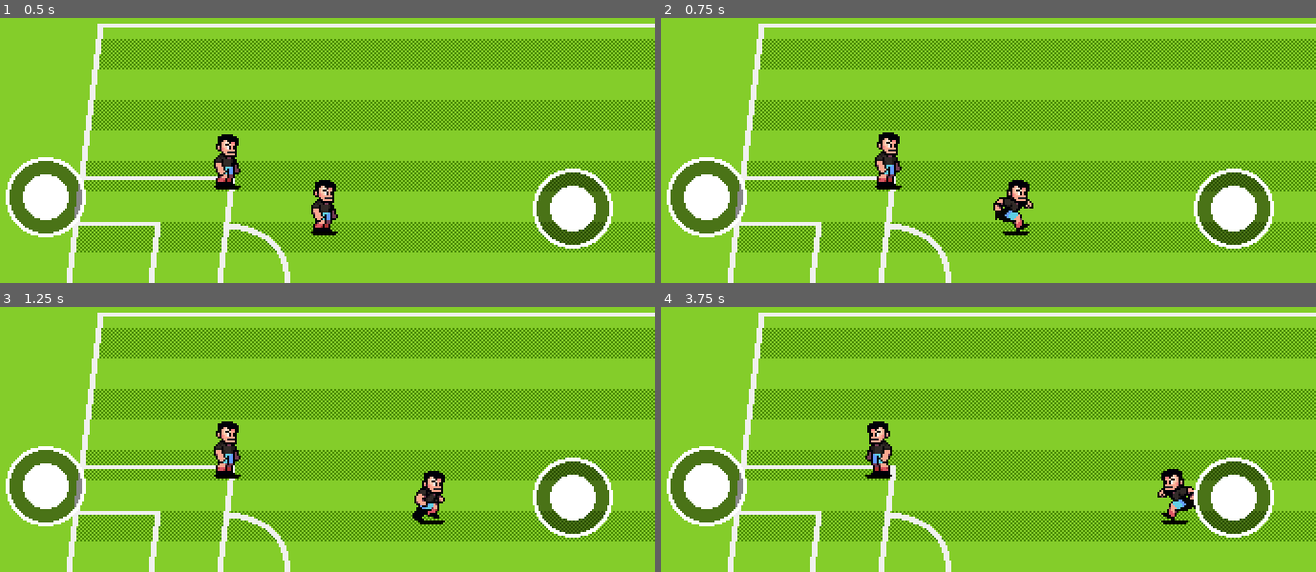
Above: before the commit, frames 1-4 (two rows, left to right).
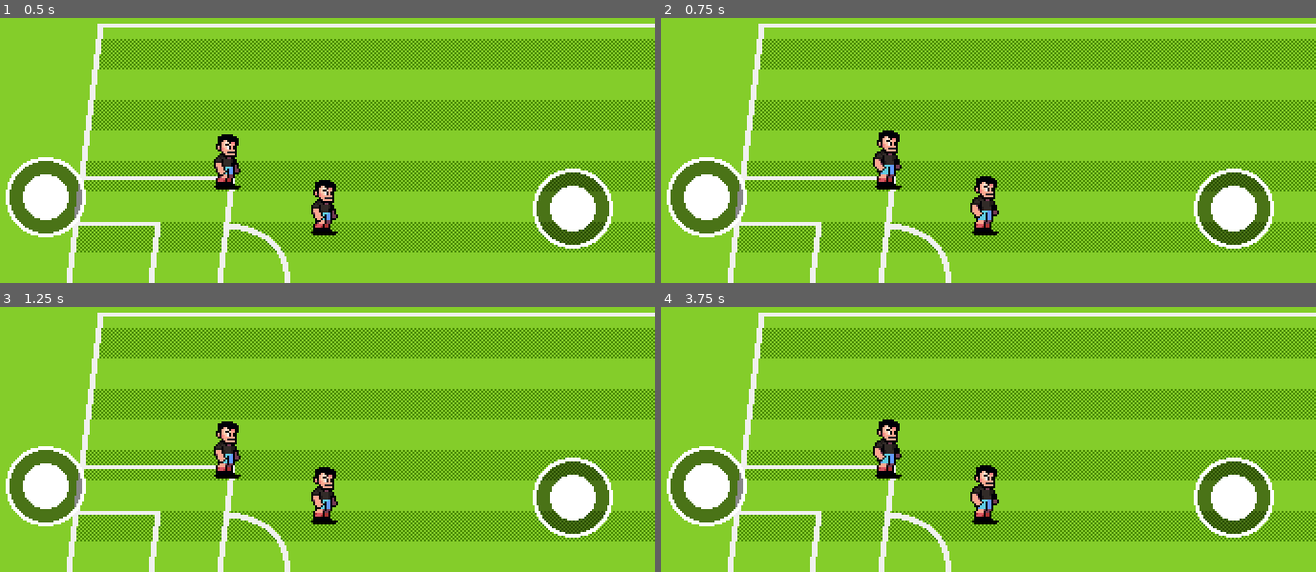
Above: after the commit, the same moments.

Repository: caelondev/Super-Striker
Game: Godot game, scene res://scenes/world.tscn
Two runs of this game, one before a commit and one after it. Both use one fixed random seed, a clock stepped at 60 frames per second and the inputs below.
Inputs (mouse positions are in pixels of both pictures, inside the frame that each line leads up to):
- Up to frame 1 (0.5 s): no input
- Up to frame 2 (0.75 s): move the mouse to (1126, 94) at 0.52 s; hold D (p1_walk_right) from 0.53 s (still down); tap U (p1_pass) at 0.6 s; click (1126, 94) at 0.67 s
- Up to frame 3 (1.25 s): keep holding D (p1_walk_right)
- Up to frame 4 (3.75 s): release D (p1_walk_right) at 1.25 s; drag from (837, 418) to (936, 468) at 1.27 s; move the mouse to (1040, 325) at 2.02 s; hold D (p1_walk_right) 2.03-2.75 s; tap Keypad 2 (p2_pass) at 2.1 s; drag from (936, 468) to (765, 349) at 2.77 s; move the mouse to (1178, 452) at 3.52 s; hold A (p1_walk_left) from 3.53 s (still down); tap Left (p2_walk_left) at 3.6 s

Frame 1 is identical in both runs. In frame 2, 1.7% of the frame differs, in the area x 32-57%, y 42-83%; in frame 3, 1.4%; in frame 4, 2.2%, in the area x 31-82%, y 42-83%.

Commit message:
Implementing StateFactory

Diff:
--- a/scenes/characters/player.gd
+++ b/scenes/characters/player.gd
@@ -1,44 +1,38 @@
 class_name Player
 extends CharacterBody2D
 
+enum ControlScheme {CPU, P1, P2}
+enum State {MOVING, TACKLE}
+
 @onready var character_sprite : Sprite2D = $CharacterSprite
 @onready var animation_player : AnimationPlayer = %AnimationPlayer
-
-enum ControlScheme {CPU, P1, P2}
 
 @export var movement_speed : float = 80.0
 @export var control_scheme : ControlScheme
 
 var heading = Vector2.RIGHT
 
-func _physics_process(delta):
-	if control_scheme == ControlScheme.CPU:
-		pass #AI has its own movement system
-	else:
-		handle_player_input()
+func _physics_process(delta) -> void:
 	flip_char_sprite()
-	set_heading()
-
-	handle_animations()
 	move_and_slide()
 
-func handle_player_input():
+func handle_player_input() -> void:
 	var direction = KeyUtils.get_input_vector(control_scheme)
 	velocity = direction.normalized() * movement_speed
 
-func handle_animations():
+func handle_animations() -> void:
 	if velocity.length() > 0:
 		animation_player.play("Run")
 	else:
 		animation_player.play("Idle")
 
-func set_heading():
+func set_heading() -> void:
 	if velocity.x > 0:
 		heading = Vector2.RIGHT
 	elif velocity.x < 0:
 		heading = Vector2.LEFT
 
-func flip_char_sprite():
+func flip_char_sprite() -> void:
 	if heading == Vector2.RIGHT:
 		character_sprite.flip_h = false
 	elif heading == Vector2.LEFT:
--- a/scenes/characters/player.tscn
+++ b/scenes/characters/player.tscn
@@ -112,6 +112,3 @@
 texture = ExtResource("3_76oj4")
 centered = false
 offset = Vector2(-8, -14)
-
-[node name="AnimationTree" type="AnimationTree" parent="."]
-anim_player = NodePath("../AnimationPlayer")
--- /dev/null
+++ b/scenes/characters/player_state_factory.gd
@@ -0,0 +1,13 @@
+class_name PlayerStateFactory
+
+var states : Dictionary
+
+func _init():
+	states = {
+		Player.State.MOVING: PlayerStateMoving,
+		Player.State.TACKLE: PlayerStateTackling,
+	}
+
+func get_fresh_tates(state: Player.State) -> PlayerState:
+	assert(states.has(state), "State: " + str(state) + " not found")
+	return states.get(state).new()
--- /dev/null
+++ b/scenes/characters/states/player_state.gd
@@ -0,0 +1,10 @@
+class_name PlayerState
+extends Node
+
+signal state_transition_requested(new_state: Player.State)
+
+var animation_player : AnimationPlayer = null
+var player : Player = null
+
+func setup(context_player: Player) -> void:
+	player = context_player
--- /dev/null
+++ b/scenes/characters/states/player_state_moving.gd
@@ -0,0 +1,17 @@
+class_name PlayerStateMoving
+extends PlayerState
+
+func _process(_delta) -> void:
+	if player.control_scheme == Player.ControlScheme.CPU:
+		pass #AI has its own movement system
+	else:
+		handle_player_input()
+	player.handle_animations()
+	player.set_heading()
+
+func handle_player_input() -> void:
+	var direction = KeyUtils.get_input_vector(player.control_scheme)
+	player.velocity = player.direction.normalized() * player.movement_speed
+
+	if player.velocity != Vector2.ZERO and KeyUtils.is_action_just_pressed(Player.ControlScheme, KeyUtils.Action.SHOOT):
+		state_transition_requested.emit(Player.State.TACKLE)
--- /dev/null
+++ b/scenes/characters/states/player_state_tackling.gd
@@ -0,0 +1,14 @@
+class_name PlayerStateTackling
+extends PlayerState
+
+const TACKLE_DURATION := 200
+
+var time_start_tackle := Time.get_ticks_msec()
+
+func _enter_tree() -> void:
+	animation_player.play("Tackle")
+	time_start_tackle = Time.get_ticks_msec()
+
+func _process(_delta) -> void:
+	if Time.get_ticks_msec() - time_start_tackle > TACKLE_DURATION:
+		state_transition_requested.emit(Player.State.MOVING)
--- a/utils/key_utils.gd
+++ b/utils/key_utils.gd
@@ -21,7 +21,7 @@
 	},
 }
 
-func get_input_vector(scheme: Player.ControlScheme):
+func get_input_vector(scheme: Player.ControlScheme) -> Vector2:
 	var map : Dictionary = ACTIONS_MAP[scheme]
 	return Input.get_vector(map[Action.LEFT], map[Action.RIGHT], map[Action.UP], map[Action.DOWN])
 
@@ -32,5 +32,5 @@
 	return Input.is_action_just_pressed(ACTIONS_MAP[scheme][action])
 
 
-func get_actions_just_released(scheme: Player.ControlScheme, action: Action):
+func get_actions_just_released(scheme: Player.ControlScheme, action: Action) -> bool:
 	return Input.is_action_just_released(ACTIONS_MAP[scheme][action])
Not shown, added: scenes/characters/player_state_factory.gd.uid
Not shown, added: scenes/characters/states/player_state.gd.uid
Not shown, added: scenes/characters/states/player_state_moving.gd.uid
Not shown, added: scenes/characters/states/player_state_tackling.gd.uid
